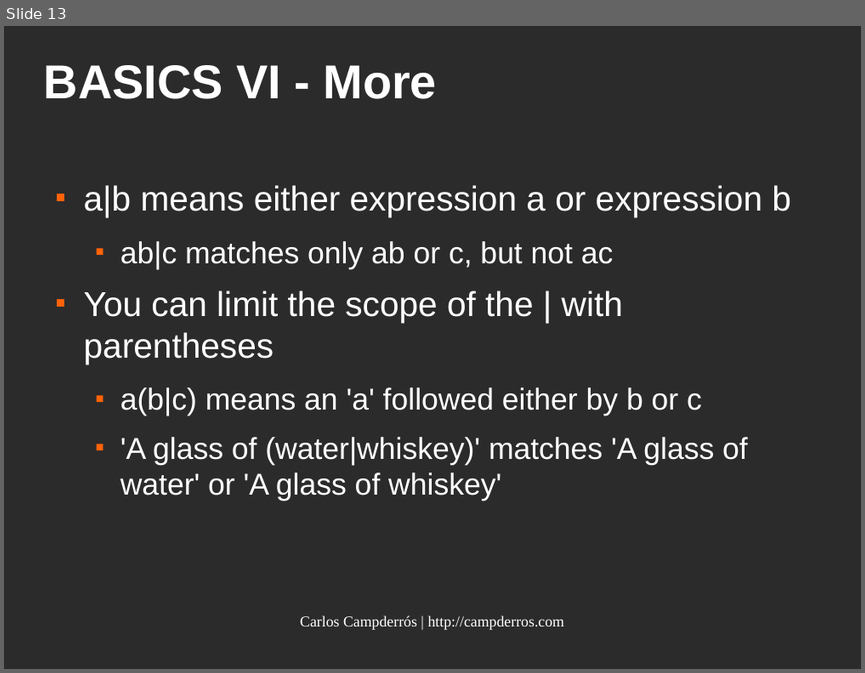
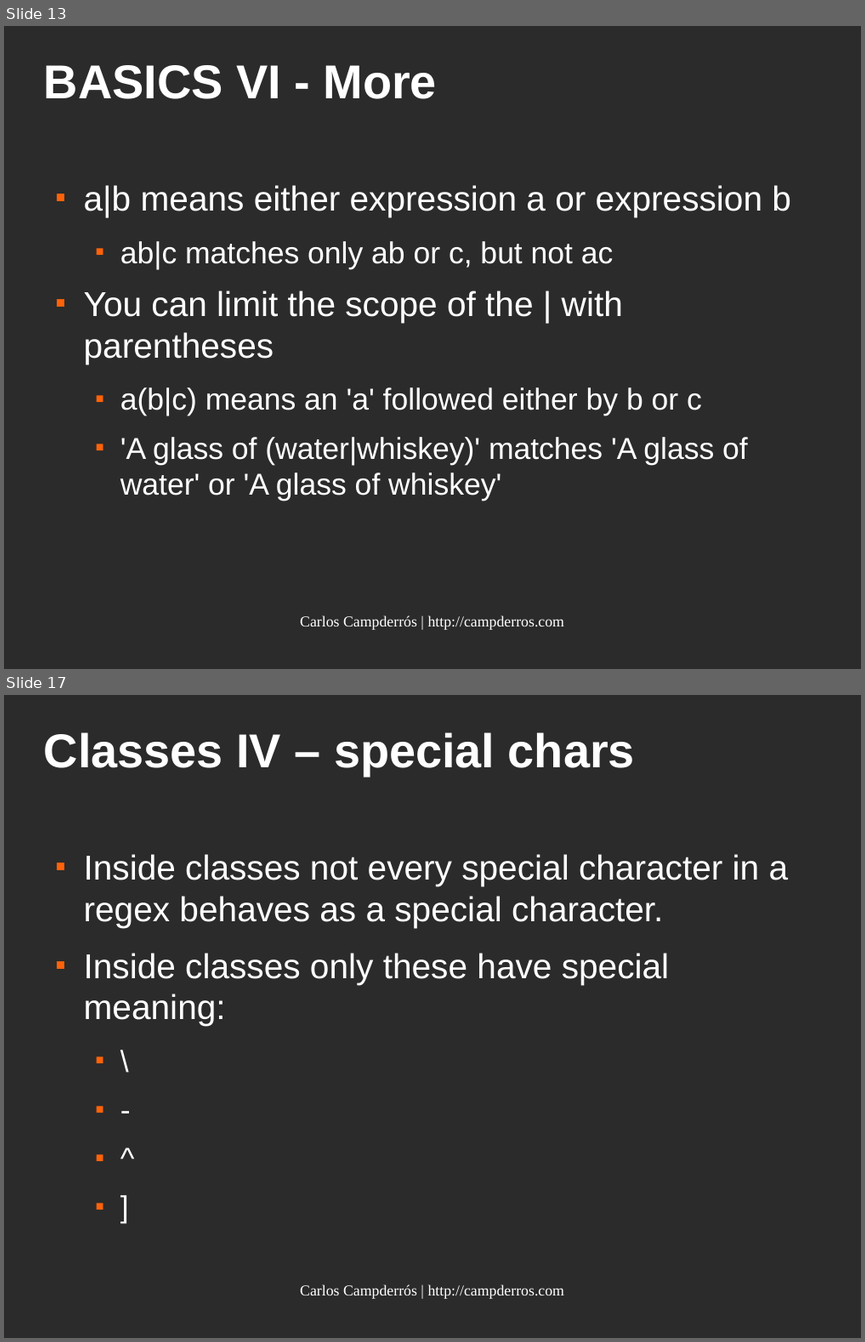
Before and after one commit to kampde/phpRegexTest, a slide deck: regular_expressions.odp. Shown one above the other, each under a label of ours: slide 13 before the commit, slides 13 and 17 after it; the slides between them are not shown. The pictures are 865x673 and 865x1342 pixels, drawn with LibreOffice and Linux fonts; fonts in the diff are those of the drawing; background and template pictures are left out; a plain dark background stands for a picture behind light text. Boxes give left, top, right and bottom in pixels: in the first picture for what was removed or moved away, otherwise in the second. Text is boxed around its words. In the diff, an @@ line names an element or a change of style, - is before the commit and + after.

```diff
--- a/regular_expressions.odp
+++ b/regular_expressions.odp
@@ slide 17 added at [4,695,861,1338], background picture (left out) @@
@@ title added at [44,732,635,776], 44 pt, text #FFFFFF, bold @@
+Classes IV – special chars
@@ text added at [84,854,789,1026], 32 pt, text #FFFFFF @@
+■ Inside classes not every special character in a regex behaves as a special character.
+■ Inside classes only these have special meaning:
+  ■ \
+  ■ -
+  ■ ^
+  ■ ]
@@ text added at [300,1284,565,1299], 14 pt, text #FFFFFF @@
+Carlos Campderrós | http://campderros.com
```
Also in this commit, not shown: 4 slides changed, 8 other slides added.
